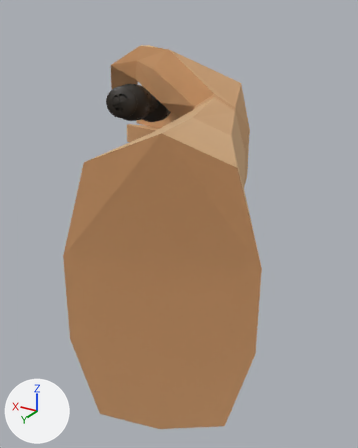
One commit to the Blender file Trifold_Heist_Game/Assets/Objects/Wand-Hand.blend: the scene before it, then after it.
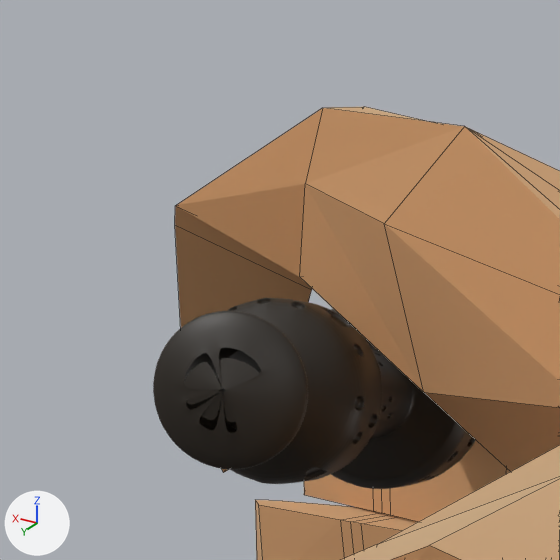
There are two pictures of each version: one whole from a 50 mm lens placed at (-3.93, 5.12, 6.84), pointed at (-0.04, -1.36, 3.6), one close up on the part from 21% to 52% of the width and 5% to 30% of the height. The axes (+X, +Y, +Z) are drawn at lower left. The lights are the same throughout. The close-ups show mesh edges as thin lines.

Script lines for the objects in view, before the commit:
```python
me_cube_003 = bpy.data.meshes.new('Cube.003')
me_cube_003.from_pydata(...)  # 239 vertices, 232 faces; spans x -3.37..6.01, y -1.92..1.35, z -4.9..1.7
me_cube_003.materials.append(mat_material_007)  # beige #e5c298
# before: 177 (2.06, -1.92, -2.52) at pixel (322, 107), 178 (2.13, -1.59, -3.68) at pixel (175, 205), 179 (2.04, -1.36, -2.71) at pixel (299, 276), 181 (2.08, -1.37, -2.6), 219 (1.99, -1.67, -2.63) at pixel (305, 183)
me_cylinder_001 = bpy.data.meshes.new('Cylinder.001')
me_cylinder_001.from_pydata(...)  # 5175 vertices, 5066 faces, 4 loose edges; spans x -1.6..1.7, y -2.2..2.2, z -62.9..-0.5
# faces by material slot: [32, 5034]
me_cylinder_001.materials.append(mat_material_001)  # yellow #e2e792
me_cylinder_001.materials.append(mat_material_003)  # black #231a0f
ob_cube = bpy.data.objects.new('Cube', me_cube_003)
ob_cube.location = (-0.628, -0.89, 4.441)
ob_cube.rotation_euler = (1.573, 0.0372, -1.158)  # degrees (90, 2.1, -66)
ob_cube.scale = (1.0, -1.0, 0.483)
ob_cylinder = bpy.data.objects.new('Cylinder', me_cylinder_001)
ob_cylinder.location = (0.945, -1.153, 5.527)
ob_cylinder.rotation_euler = (1.402, 0.00159, -2.766)  # degrees (80, 0.1, -158)
ob_cylinder.scale = (0.24, 0.175, 0.175)
_m = ob_cylinder.modifiers.new('Subdivision', 'SUBSURF')
```
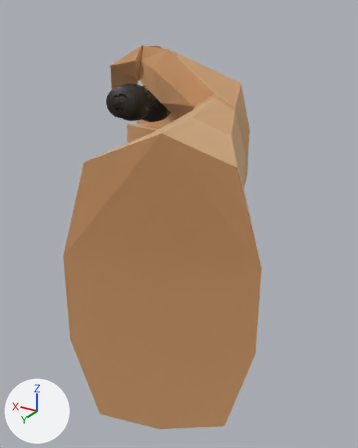
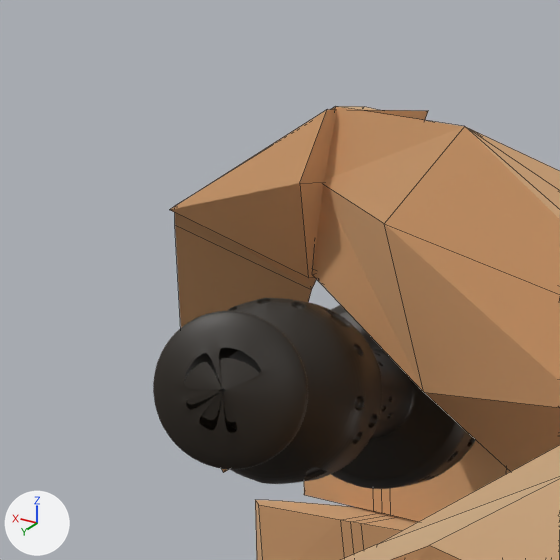
Changed parts and their boxes (x1, y1, x2, y2) in the close-ups (560 x 560 px):
'Cube', reshaped
    before: (175, 107, 560, 560)
    after: (170, 106, 560, 560)
part 1 of me_cube_003, built on
    before: (175, 107, 464, 391)
    after: (170, 106, 464, 391)

Edits to the bpy script that builds the scene:
```text
Change me_cube_003:
    where me_cube_003.from_pydata(...)  # 239 vertices, 232 faces; spans x -3.37..6.01, y -1.92..1.35, z -4.9..1.7
    used by ob_cube; location = (-0.628, -0.89, 4.441); rotation_euler = (1.573, 0.0372, -1.158), in degrees (90, 2.1, -66); scale = (1.0, -1.0, 0.483)
    verts and faces of me_cube_003; kept vertices keep their numbers, new ones are numbered from 239
    me_cube_003 part 1
    add delete_faces([(177, 219, 179, 181, 178)])
    add verts[177] = (2.14, -1.93, -2.46)  # moved, pixel (335, 106)
    add verts[178] = (2.1, -1.59, -3.67)  # moved, pixel (174, 206)
    add verts[179] = (2.11, -1.36, -2.65)  # moved, pixel (312, 274)
    add verts[181] = (2.11, -1.37, -2.59)  # moved
    add verts[219] = (2.07, -1.68, -2.56)  # moved
    add verts[239] = (1.91, -1.68, -2.64)  # pixel (299, 183)
    add verts[240] = (2.07, -1.92, -2.5)  # pixel (327, 109)
    add verts[241] = (2.09, -1.35, -2.67)  # pixel (308, 277)
    add for new, old in zip([242, 243, 244], [239, 240, 241]): verts[new] = verts[old] + (0.67, 0.02, 0.52)
    add verts[245] = (2.1, -1.57, -3.71)  # pixel (169, 209)
    add verts[246] = (2.77, -1.56, -3.19)
    add faces += [(239, 241, 245, 240), (242, 243, 246, 244), (241, 244, 246, 245), (239, 240, 243, 242), (240, 245, 246, 243), (239, 242, 244, 241)]
```
